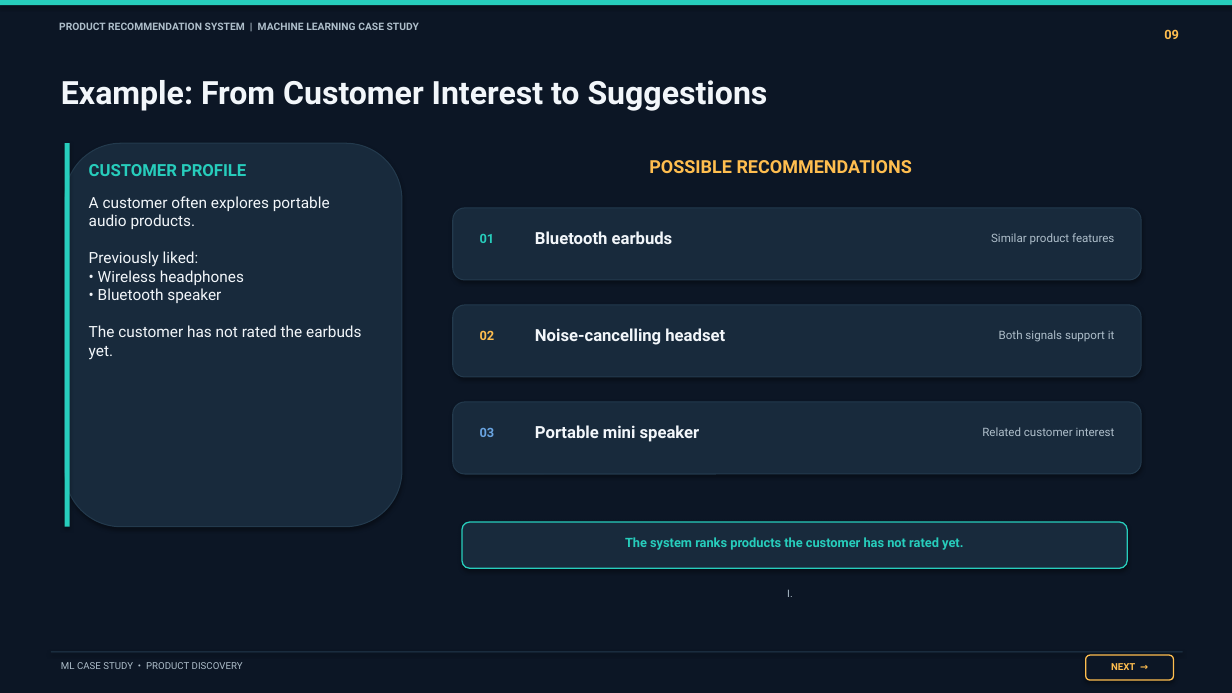
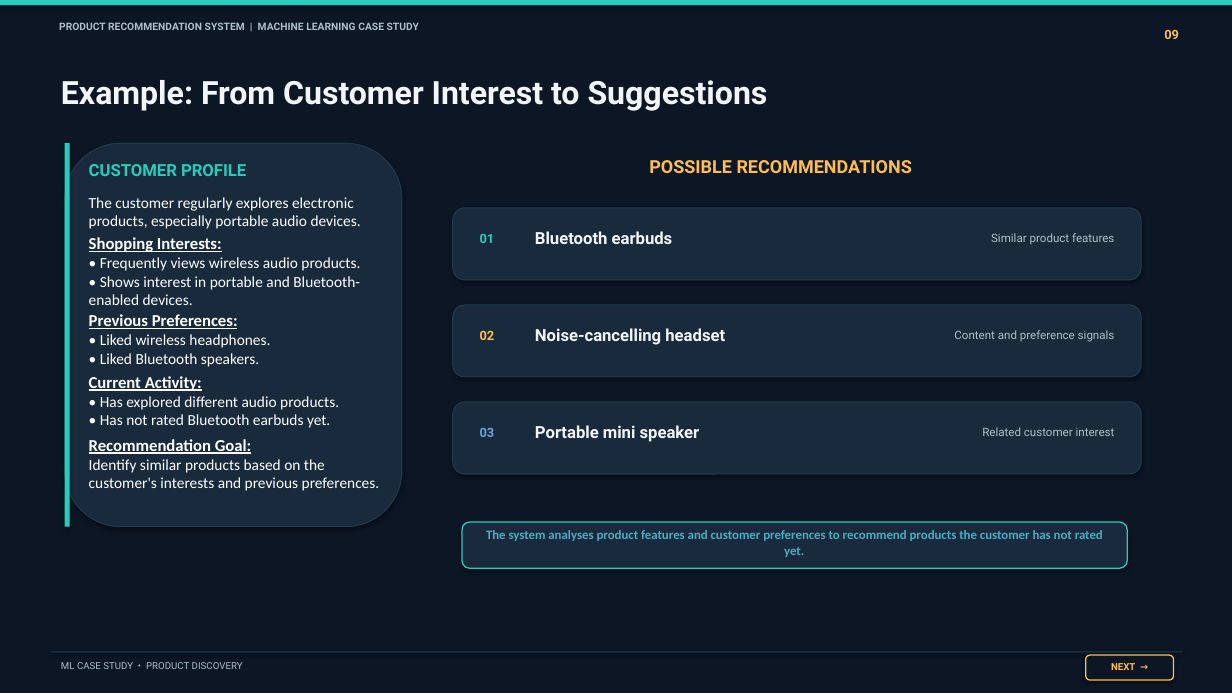
Before and after one commit to keerthi-6302/ML-Lab-Assignments, a slide deck: slide 10 of CLA-3_AP24110011365.pptx. Drawn at 1232x693 pixels with LibreOffice and Linux fonts; fonts in the diff are those of the drawing. Boxes give left, top, right and bottom in pixels: in the first picture for what was removed or moved away, otherwise in the second. Text is boxed around its words. In the diff, an @@ line names an element or a change of style, - is before the commit and + after.

```diff
--- a/CLA-3_AP24110011365.pptx
+++ b/CLA-3_AP24110011365.pptx
@@ text at <box>89,197,380,491</box>: text changed; font Roboto to Calibri; text colour #F2F6FA to #FFFFFF @@
-A customer often explores portable
-audio products.
-Previously liked:
-• Wireless headphones
-• Bluetooth speaker
-The customer has not rated the earbuds
-yet.
+The customer regularly explores electronic products, especially portable audio devices.
+Shopping Interests:
+• Frequently views wireless audio products.
+• Shows interest in portable and Bluetooth-enabled devices.
+Previous Preferences:
+• Liked wireless headphones.
+• Liked Bluetooth speakers.
+Current Activity:
+• Has explored different audio products.
+• Has not rated Bluetooth earbuds yet.
+Recommendation Goal:
+Identify similar products based on the customer's interests and previous preferences.
@@ text at <box>954,330,1115,342</box>: text changed @@
-Both signals support it
+Content and preference signals
@@ text at <box>486,530,1103,557</box>: text changed; font Roboto to Calibri; text colour #27CDBC to #4BACC6 @@
-The system ranks products the customer has not rated yet.
+The system analyses product features and customer preferences to recommend products the customer has not rated yet.
@@ text removed at <box>787,589,792,597</box> @@
-I.
```
Also in this commit, not shown: 11 other slides changed, 1 slide added.
